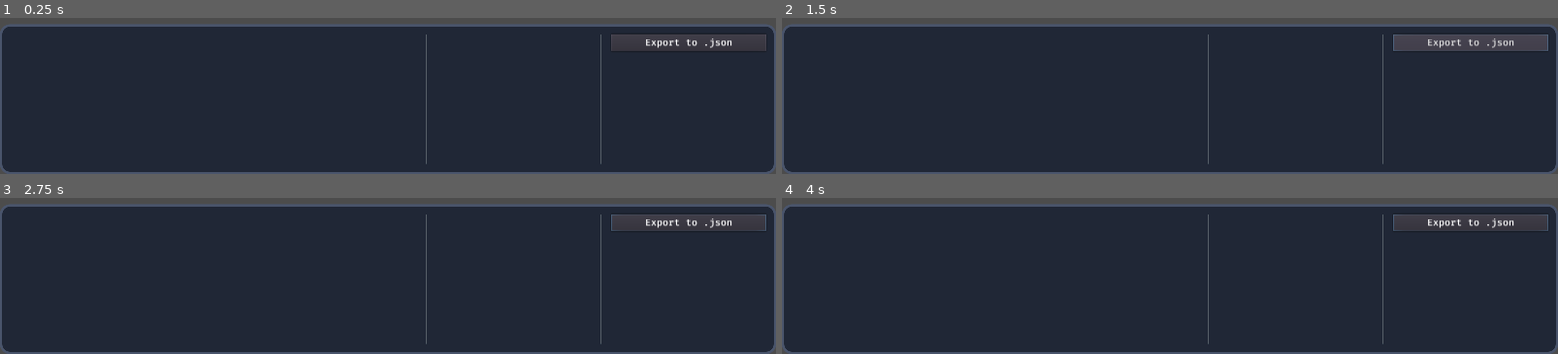
Above: before the commit, frames 1-4 (two rows, left to right).
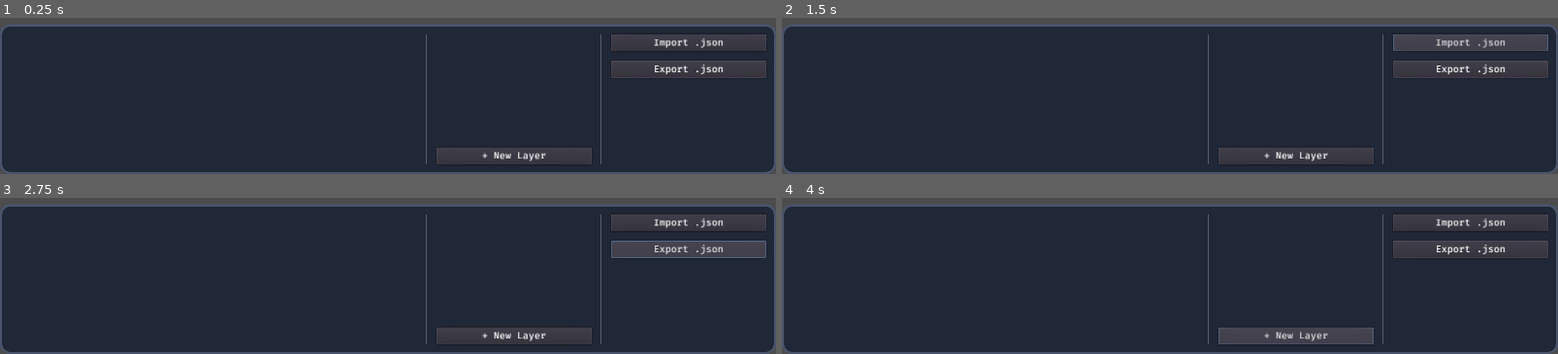
Above: after the commit, the same moments.

Repository: arcaneenergy/tilemap-level-editor
Game: Godot game, scene res://node.tscn
Same seed, same stepped clock (60 frames per second), same inputs: the game is played once before the commit and once after it.
Inputs (mouse positions are in pixels of both pictures, inside the frame that each line leads up to):
- Up to frame 1 (0.25 s): no input
- Up to frame 2 (1.5 s): click (1472, 42) at 0.5 s, where only the run before the commit has a clickable "Export to .json"; click (1472, 42) at 1.25 s, where only the run after the commit has a clickable "Import .json"
- Up to frame 3 (2.75 s): click (690, 249) at 2 s, where only the run after the commit has a clickable "Export .json"
- Up to frame 4 (4 s): click (1294, 335) at 2.75 s, where only the run after the commit has a clickable "+ New Layer"; click (1294, 335) at 3.5 s, where only the run after the commit has a clickable "+ New Layer"

The runs differ from the first frame. In frame 1, 3.7% of the frame differs, in the area x 56-99%, y 13-94%; in frame 2, 3.7%; in frame 3, 4.2%, in the area x 56-99%, y 10-94%; in frame 4, 4.2%.

Commit message:
GUI changes

Diff:
--- a/node.gd
+++ b/node.gd
@@ -2,6 +2,11 @@
 
 onready var _camera: Camera2D = $Node2D/Camera2D
 onready var _tm: TileMap = $Node2D/TileMap
+onready var _cl: CanvasLayer = $CanvasLayer
+onready var _ts_container: Control = $"%TilesetContainer"
+onready var _layers: Control = $"%Layers"
+onready var _fd_import: FileDialog = $"%FileDialogImportJson"
+onready var _fd_export: FileDialog = $"%FileDialogExportJson"
 
 var _initial_drag_pos: Vector2
 
@@ -24,16 +29,17 @@
 		_camera.position += _initial_drag_pos - _tm.get_global_mouse_position()
 
 func _unhandled_input(event: InputEvent) -> void:
-	var pos = _tm.get_global_mouse_position() / 16
 
 	if Input.is_action_pressed("place"):
+		var pos = _tm.get_global_mouse_position() / 16
 		_tm.set_cell(pos.x, pos.y, 0)
 
 	if Input.is_action_pressed("delete"):
+		var pos = _tm.get_global_mouse_position() / 16
 		_tm.set_cell(pos.x, pos.y, -1)
 
 	if Input.is_action_just_pressed("toggle_gui"):
-		pass
+		_cl.visible = !_cl.visible
 
 	if Input.is_action_just_pressed("drag"):
 		_initial_drag_pos = _tm.get_global_mouse_position()
@@ -43,3 +49,18 @@
 
 	if Input.is_action_just_pressed("zoom_out"):
 		_camera.zoom += Vector2.ONE * 0.01
+
+func _on_ButtonNewLayer_pressed() -> void:
+	pass # Replace with function body.
+
+func _on_ButtonImport_pressed() -> void:
+	pass # Replace with function body.
+
+func _on_ButtonExport_pressed() -> void:
+	pass # Replace with function body.
+
+func _on_FileDialogImportJson_file_selected(path: String) -> void:
+	pass # Replace with function body.
+
+func _on_FileDialogExportJson_file_selected(path: String) -> void:
+	pass # Replace with function body.
--- a/node.tscn
+++ b/node.tscn
@@ -480,7 +480,9 @@
 [node name="Camera2D" type="Camera2D" parent="Node2D"]
 current = true
 
-[node name="TileMap" type="TileMap" parent="Node2D"]
+[node name="Tilemaps" type="Node2D" parent="Node2D"]
+
+[node name="TileMap" type="TileMap" parent="Node2D/Tilemaps"]
 cell_size = Vector2( 16, 16 )
 format = 1
 
@@ -517,27 +519,41 @@
 margin_bottom = 215.0
 size_flags_horizontal = 3
 
-[node name="HFlowContainer" type="HFlowContainer" parent="CanvasLayer/Control/Panel/MarginContainer/HBoxContainer/ScrollContainer"]
+[node name="TilesetContainer" type="HFlowContainer" parent="CanvasLayer/Control/Panel/MarginContainer/HBoxContainer/ScrollContainer"]
+unique_name_in_owner = true
 margin_right = 672.0
 size_flags_horizontal = 3
+custom_constants/vseparation = 16
+custom_constants/hseparation = 16
 
 [node name="VSeparator" type="VSeparator" parent="CanvasLayer/Control/Panel/MarginContainer/HBoxContainer"]
 margin_left = 688.0
 margin_right = 688.0
 margin_bottom = 215.0
 
-[node name="ScrollContainer2" type="ScrollContainer" parent="CanvasLayer/Control/Panel/MarginContainer/HBoxContainer"]
+[node name="VBoxContainer3" type="VBoxContainer" parent="CanvasLayer/Control/Panel/MarginContainer/HBoxContainer"]
 margin_left = 704.0
 margin_right = 960.0
 margin_bottom = 215.0
 rect_min_size = Vector2( 256, 0 )
-
-[node name="VBoxContainer" type="VBoxContainer" parent="CanvasLayer/Control/Panel/MarginContainer/HBoxContainer/ScrollContainer2"]
+custom_constants/separation = 16
+
+[node name="ScrollContainer" type="ScrollContainer" parent="CanvasLayer/Control/Panel/MarginContainer/HBoxContainer/VBoxContainer3"]
+margin_right = 256.0
+margin_bottom = 171.0
+size_flags_vertical = 3
+
+[node name="Layers" type="VBoxContainer" parent="CanvasLayer/Control/Panel/MarginContainer/HBoxContainer/VBoxContainer3/ScrollContainer"]
+unique_name_in_owner = true
 margin_right = 256.0
 size_flags_horizontal = 3
-
-[node name="Panel" type="Panel" parent="CanvasLayer/Control/Panel/MarginContainer/HBoxContainer/ScrollContainer2/VBoxContainer"]
+custom_constants/separation = 16
+
+[node name="ButtonNewLayer" type="Button" parent="CanvasLayer/Control/Panel/MarginContainer/HBoxContainer/VBoxContainer3"]
+margin_top = 187.0
 margin_right = 256.0
+margin_bottom = 215.0
+text = "+ New Layer"
 
 [node name="VSeparator2" type="VSeparator" parent="CanvasLayer/Control/Panel/MarginContainer/HBoxContainer"]
 margin_left = 976.0
@@ -549,8 +565,52 @@
 margin_right = 1248.0
 margin_bottom = 215.0
 rect_min_size = Vector2( 256, 0 )
-
-[node name="Button" type="Button" parent="CanvasLayer/Control/Panel/MarginContainer/HBoxContainer/VBoxContainer"]
+custom_constants/separation = 16
+
+[node name="ButtonImport" type="Button" parent="CanvasLayer/Control/Panel/MarginContainer/HBoxContainer/VBoxContainer"]
 margin_right = 256.0
 margin_bottom = 28.0
-text = "Export to .json"
+text = "Import .json"
+
+[node name="ButtonExport" type="Button" parent="CanvasLayer/Control/Panel/MarginContainer/HBoxContainer/VBoxContainer"]
+margin_top = 44.0
+margin_right = 256.0
+margin_bottom = 72.0
+text = "Export .json"
+
+[node name="FileDialogImportJson" type="FileDialog" parent="CanvasLayer/Control"]
+unique_name_in_owner = true
+anchor_left = 0.5
+anchor_top = 0.5
+anchor_right = 0.5
+anchor_bottom = 0.5
+margin_left = -358.0
+margin_top = -181.0
+margin_right = 358.0
+margin_bottom = 181.0
+window_title = "Datei öffnen"
+resizable = true
+mode = 0
+access = 2
+show_hidden_files = true
+
+[node name="FileDialogExportJson" type="FileDialog" parent="CanvasLayer/Control"]
+unique_name_in_owner = true
+anchor_left = 0.5
+anchor_top = 0.5
+anchor_right = 0.5
+anchor_bottom = 0.5
+margin_left = -358.0
+margin_top = -181.0
+margin_right = 358.0
+margin_bottom = 181.0
+window_title = "Datei speichern"
+resizable = true
+access = 2
+show_hidden_files = true
+
+[connection signal="pressed" from="CanvasLayer/Control/Panel/MarginContainer/HBoxContainer/VBoxContainer3/ButtonNewLayer" to="." method="_on_ButtonNewLayer_pressed"]
+[connection signal="pressed" from="CanvasLayer/Control/Panel/MarginContainer/HBoxContainer/VBoxContainer/ButtonImport" to="." method="_on_ButtonImport_pressed"]
+[connection signal="pressed" from="CanvasLayer/Control/Panel/MarginContainer/HBoxContainer/VBoxContainer/ButtonExport" to="." method="_on_ButtonExport_pressed"]
+[connection signal="file_selected" from="CanvasLayer/Control/FileDialogImportJson" to="." method="_on_FileDialogImportJson_file_selected"]
+[connection signal="file_selected" from="CanvasLayer/Control/FileDialogExportJson" to="." method="_on_FileDialogExportJson_file_selected"]
